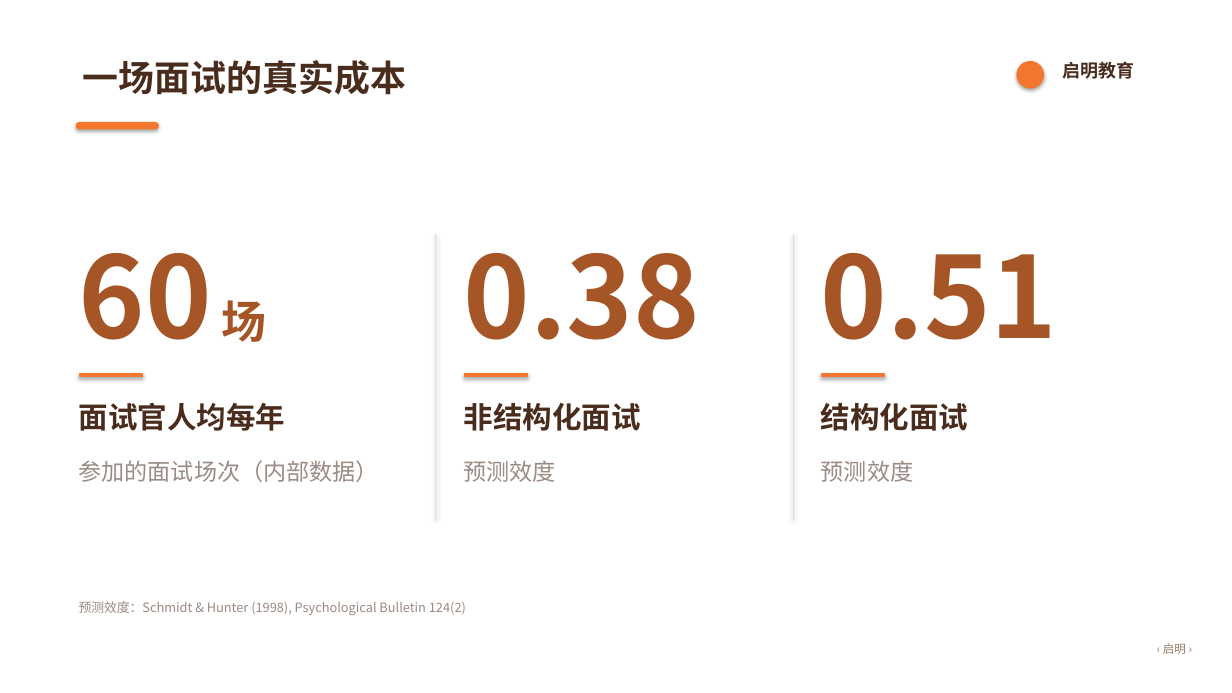
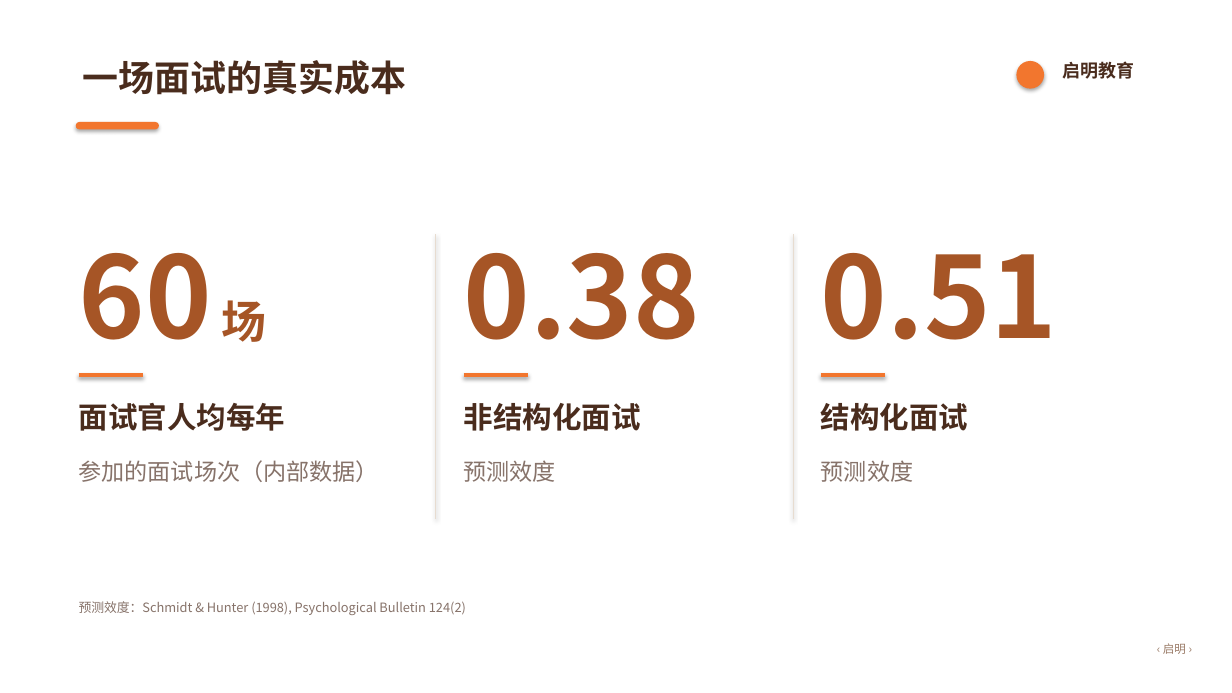
Before and after one commit to crawfordxx/xiaoma-ppt, a slide deck: slide 4 of examples/education/out/deck.pptx. Drawn at 1232x693 pixels with LibreOffice and Linux fonts; fonts in the diff are those of the drawing; background and template pictures are left out. Boxes give left, top, right and bottom in pixels: in the first picture for what was removed or moved away, otherwise in the second. Text is boxed around its words. In the diff, an @@ line names an element or a change of style, - is before the commit and + after.

```diff
--- a/examples/education/out/deck.pptx
+++ b/examples/education/out/deck.pptx
@@ text colour #9B8B83 to #87736A in 4 elements at (79,601,466,615), (79,460,379,482), (464,460,556,482), (821,460,913,482) @@
```
Also in this commit, not shown: 5 other slides changed, 27 other files.
